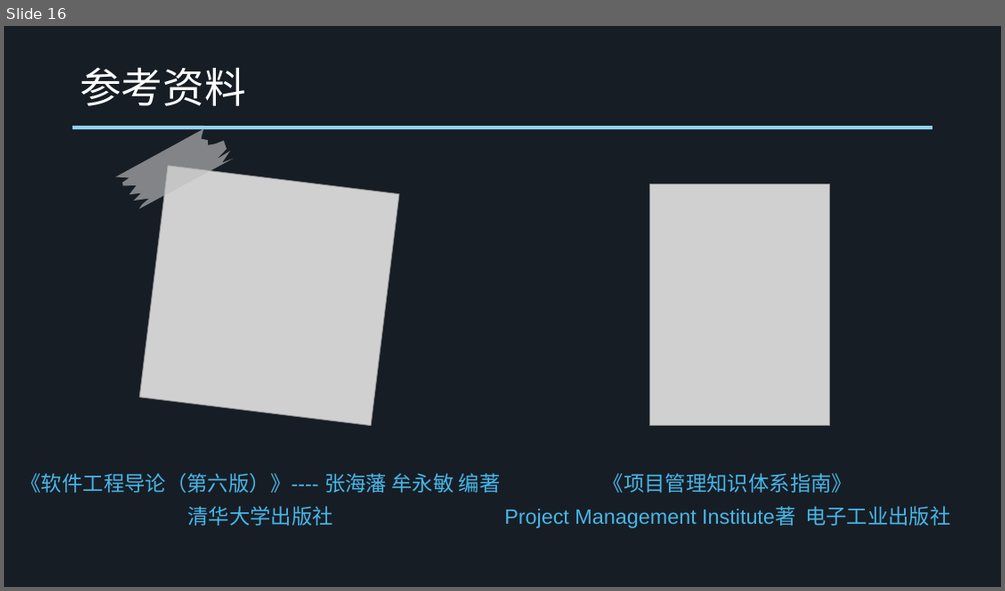
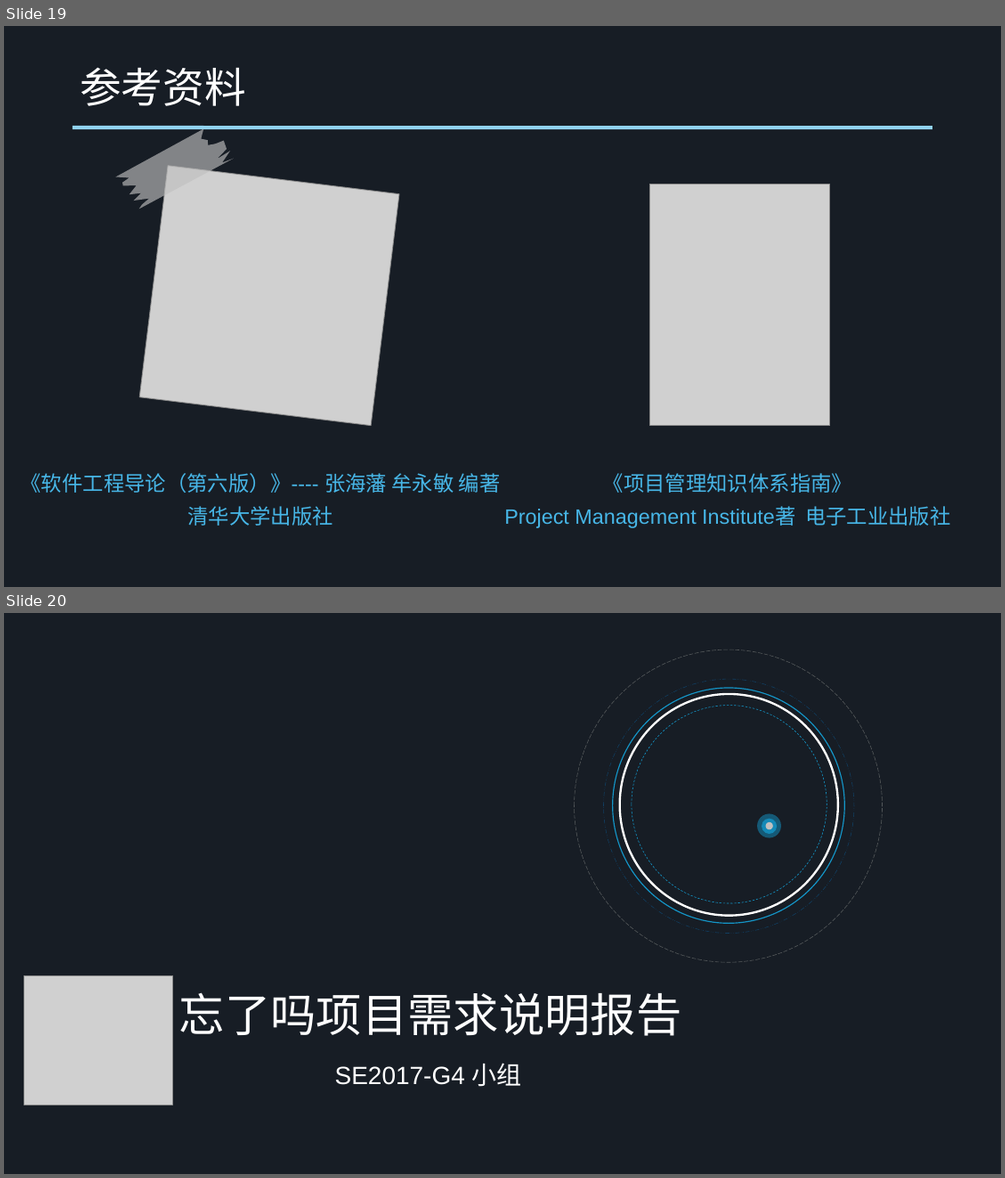
Before and after one commit to SE-2017-G4/SE-2017, a slide deck: Document/SE2017-G4 项目计划书.ppt. Shown one above the other, each under a label of ours: slide 16 before the commit, slides 19 and 20 after it. The pictures are 1005x591 and 1005x1178 pixels, drawn with LibreOffice and Linux fonts; fonts in the diff are those of the drawing; grey boxes stand for pictures; background and template pictures are left out. Boxes give left, top, right and bottom in pixels: in the first picture for what was removed or moved away, otherwise in the second. Text is boxed around its words. In the diff, an @@ line names an element or a change of style, - is before the commit and + after.

Commit message:
新增需求说明书，修改项目计划，上传界面原型

```diff
--- a/Document/SE2017-G4 项目计划书.ppt
+++ b/Document/SE2017-G4 项目计划书.ppt
@@ slide 20 added at bbox=[4, 613, 1001, 1174], background #171D25 @@
@@ group added at bbox=[574, 649, 882, 962]: 8 ellipses @@
@@ picture added at bbox=[24, 976, 173, 1104] @@
@@ title added at bbox=[179, 992, 682, 1036], 44 pt, text #FFFFFF @@
+忘了吗项目需求说明报告
@@ subtitle added at bbox=[335, 1062, 522, 1086], 24 pt, text #FFFFFF @@
+SE2017-G4 小组
@@ what was slide 16 is now slide 19 @@
```
Also in this commit, not shown: 7 slides changed, 38 other slides added, 1 slide removed, 33 other files.
